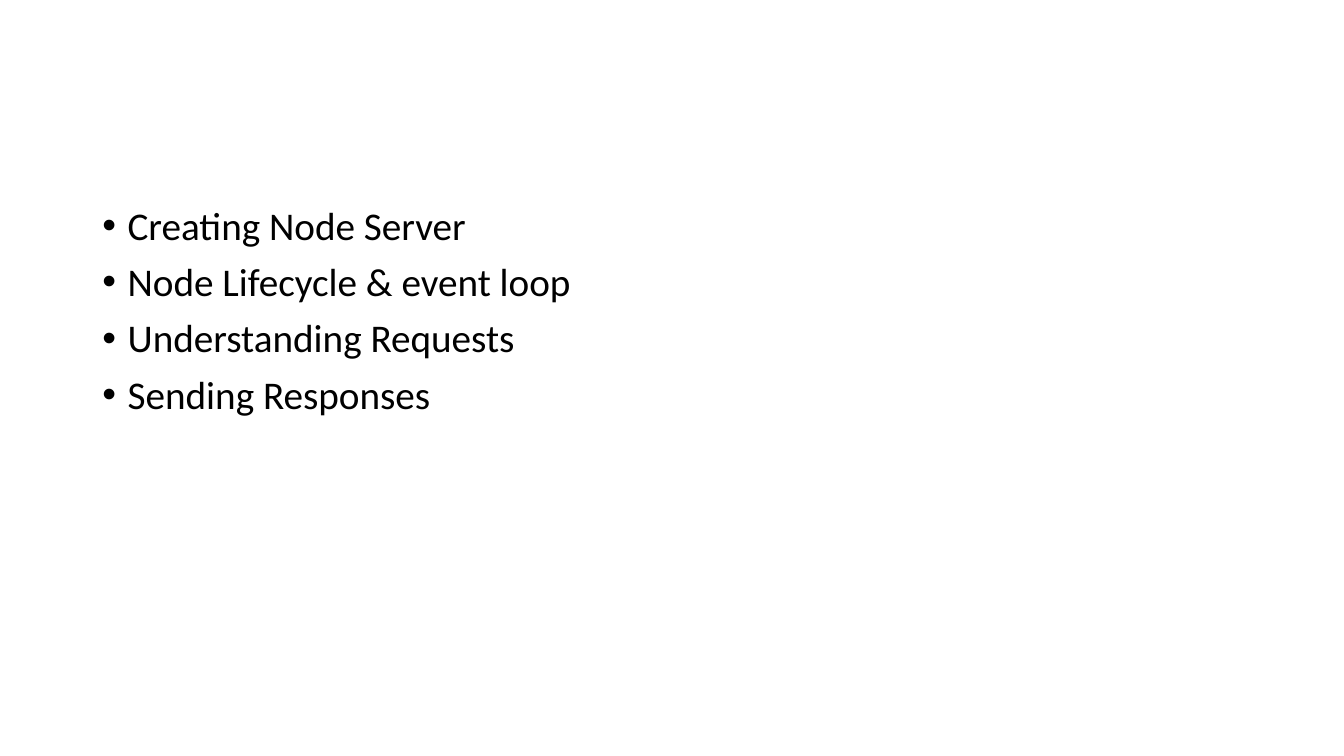
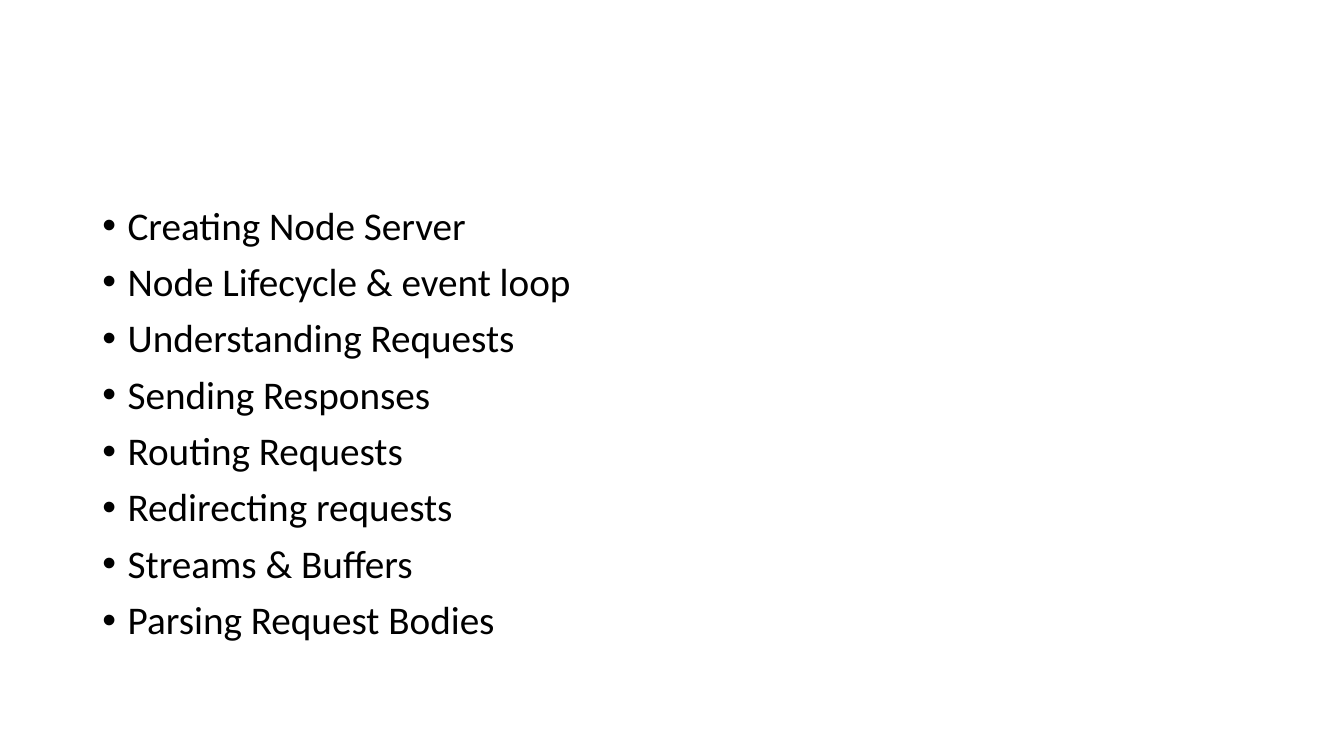
Before and after one commit to PiyushChaturvedii/Batch04, a slide deck: slide 23 of What is Node.pptx. Drawn at 1344x756 pixels with LibreOffice and Linux fonts; fonts in the diff are those of the drawing. Boxes give left, top, right and bottom in pixels: in the first picture for what was removed or moved away, otherwise in the second. Text is boxed around its words. In the diff, an @@ line names an element or a change of style, - is before the commit and + after.

Commit message:
routing

```diff
--- a/What is Node.pptx
+++ b/What is Node.pptx
@@ text at <box>128,438,494,641</box>: paragraphs added @@
+• Routing Requests
+• Redirecting requests
+• Streams & Buffers
+• Parsing Request Bodies
```
Also in this commit, not shown: 1 slide added, 2 other files.
